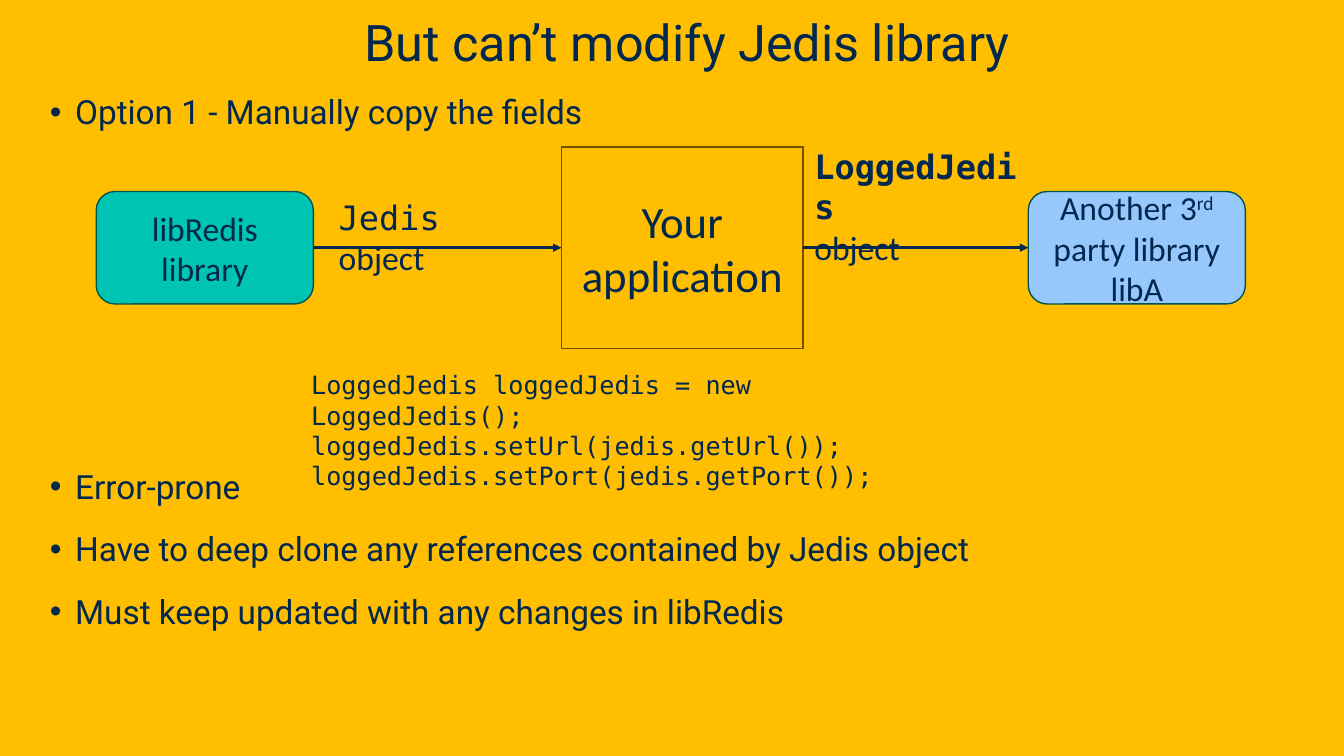
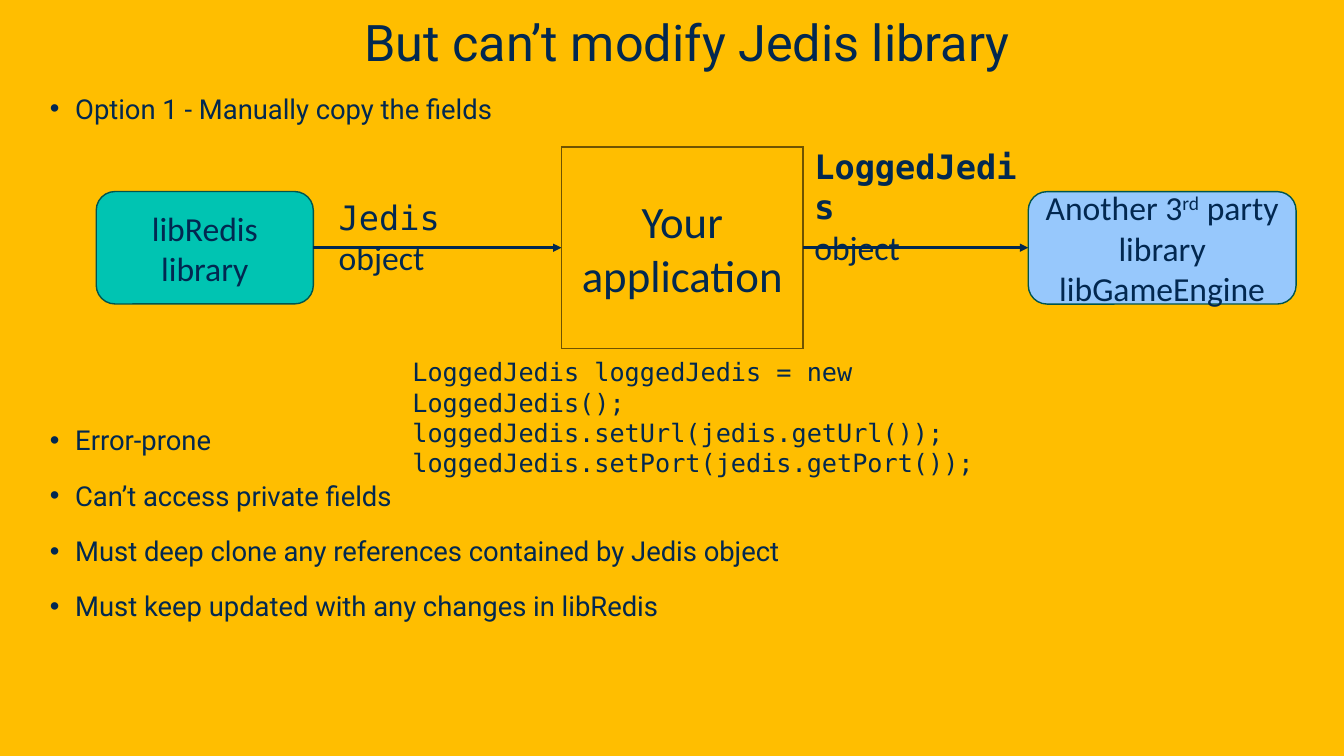
Before and after one commit to davsec-teaching/ecs160-f25, a slide deck: slide 84 of slides/5_annotations_and_reflection.pptx (slide 80 before the commit). Drawn at 1344x756 pixels with LibreOffice and Linux fonts; fonts in the diff are those of the drawing; background and template pictures are left out. Boxes give left, top, right and bottom in pixels: in the first picture for what was removed or moved away, otherwise in the second. Text is boxed around its words. In the diff, an @@ line names an element or a change of style, - is before the commit and + after.

```diff
--- a/slides/5_annotations_and_reflection.pptx
+++ b/slides/5_annotations_and_reflection.pptx
@@ text at (75,98,658,622): size 23.8 to 19.6 pt in "Option 1 - Manually copy the fields", "Error-prone", "Must keep updated with any changes in ..." @@
@@ rounded rectangle "Another 3rd party library libGameEngine": place and size @@
-rounded rectangle "Another 3rd party library libGameEngine" at (1028,192,1245,304)
+rounded rectangle "Another 3rd party library libGameEngine" at (1028,192,1297,304)
@@ text in rounded rectangle at (1046,196,1279,310): text changed @@
-Another 3rd party library libA
+Another 3rd party library libGameEngine
@@ text "LoggedJedis loggedJedis = new LoggedJedis();": place and size @@
-text "LoggedJedis loggedJedis = new LoggedJedis();" at (311,374,872,491)
+text "LoggedJedis loggedJedis = new LoggedJedis();" at (412,361,973,478)
@@ text at (75,485,779,567): text changed; size 23.8 to 19.6 pt @@
-• Have to deep clone any references contained by Jedis object
+• Can’t access private fields
+• Must deep clone any references contained by Jedis object
```
Also in this commit, not shown: 8 other slides changed, 4 slides added, 1 slide removed, 1 other file.
